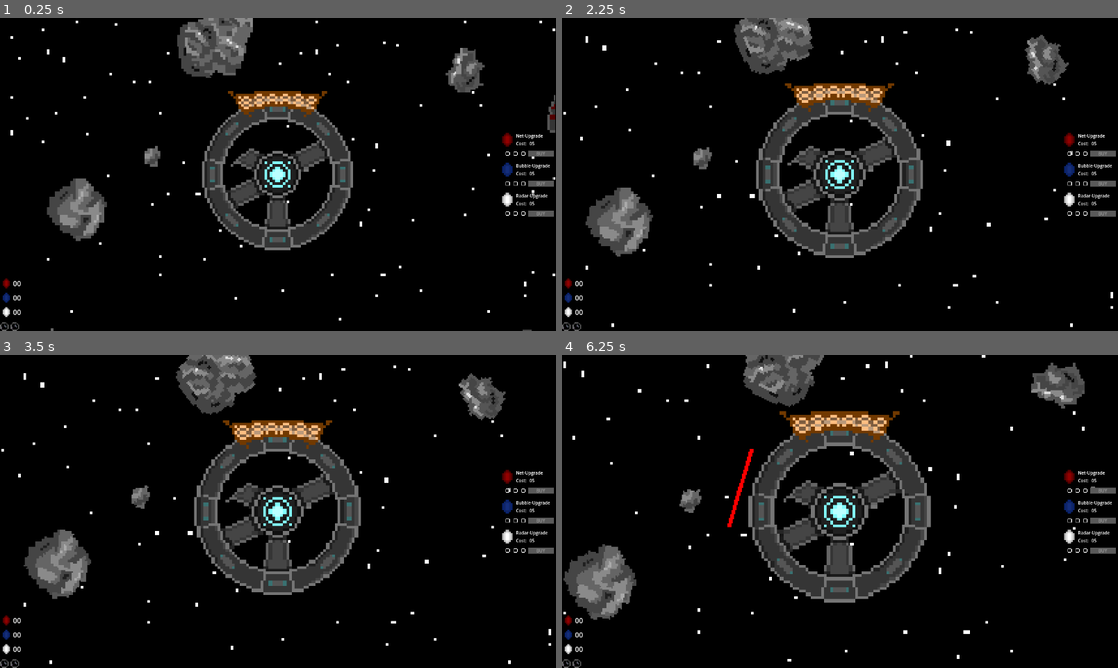
Above: before the commit, frames 1-4 (two rows, left to right).
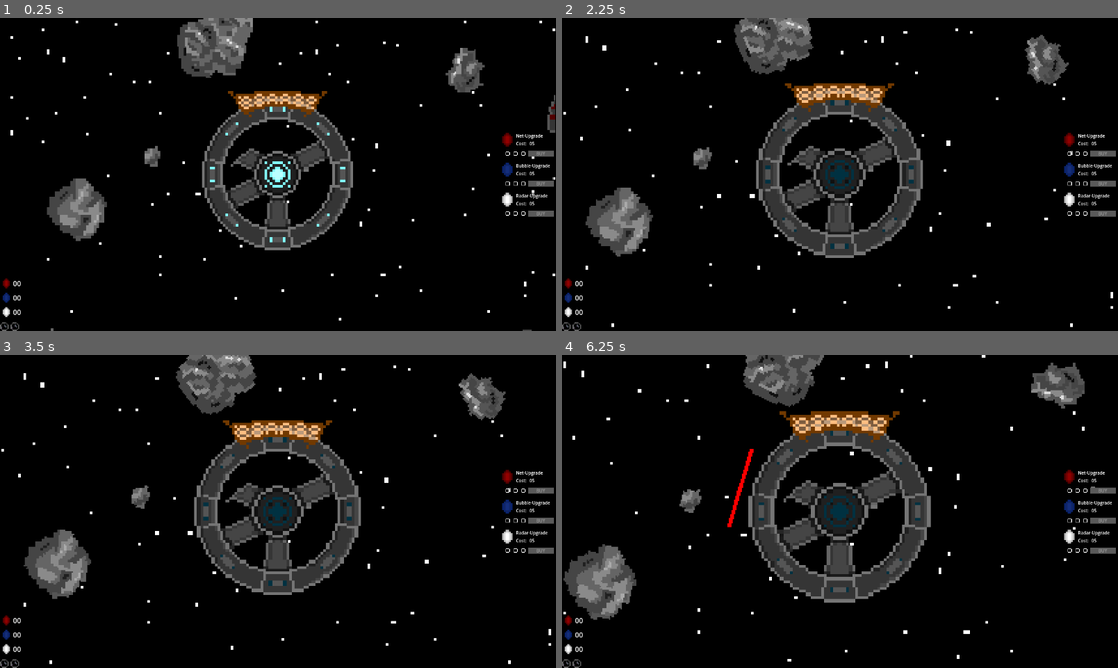
Above: after the commit, the same moments.

Repository: Three-s-A-Crowd-Games/Bubblekinesis
Game: Godot game, scene res://resources/main.tscn
Same seed, same stepped clock (60 frames per second), same inputs: the game is played once before the commit and once after it.
Inputs (mouse positions are in pixels of both pictures, inside the frame that each line leads up to):
- Up to frame 1 (0.25 s): no input
- Up to frame 2 (2.25 s): drag from (639, 208) to (840, 174) at 0.52 s; drag from (778, 39) to (840, 174) at 1.27 s; move the mouse to (712, 158) at 2.02 s; tap Mouse wheel up (zoom_in) at 2.1 s; click (712, 158) at 2.17 s
- Up to frame 3 (3.5 s): drag from (483, 395) to (278, 511) at 2.77 s
- Up to frame 4 (6.25 s): move the mouse to (1006, 558) at 3.52 s; hold Middle mouse button (cam_drag) 3.53-4.25 s; click (1006, 558) at 3.67 s; drag from (673, 464) to (840, 511) at 4.27 s; move the mouse to (867, 511) at 5.02 s; tap Mouse wheel up (zoom_in) at 5.1 s; click (867, 511) at 5.17 s; drag from (756, 433) to (728, 527) at 5.77 s

The runs differ from the first frame. In frame 1, 0.1% of the frame differs, in the area x 37-63%, y 28-72%; in frame 2, 0.4%; in frame 3, 0.4%; in frame 4, 0.4%, in the area x 35-65%, y 24-76%.

Commit message:
Actually animate SpaceStation

Diff:
--- a/resources/main.gd
+++ b/resources/main.gd
@@ -90,7 +90,7 @@
 				$Spobjects.add_child(newspobj)
 				var rect = newspobj.Sprite.get_rect()
 				rect.position = newspobj.global_position - rect.size/2
-				if rect.intersects($SpaceStation.Sprite.get_rect()):
+				if rect.intersects($SpaceStation/Net.get_rect()):
 					newspobj.queue_free()
 
 func spawn_new_spobjects() -> void:
--- a/resources/player/space_station.tscn
+++ b/resources/player/space_station.tscn
@@ -1,8 +1,30 @@
-[gd_scene load_steps=5 format=3 uid="uid://dpjaqyvpqyeu5"]
+[gd_scene load_steps=8 format=3 uid="uid://dpjaqyvpqyeu5"]
 
 [ext_resource type="Script" path="res://resources/player/space_station.gd" id="1_dvh4a"]
-[ext_resource type="Texture2D" uid="uid://cd4ials8r6whc" path="res://assets/sprites/spacestation.png" id="2_sjkjt"]
+[ext_resource type="Texture2D" uid="uid://dm8xeswwe5ll5" path="res://assets/sprites/spacestation_animation_64x2.png" id="2_jex7j"]
 [ext_resource type="Texture2D" uid="uid://dj4ij7h3mh6v" path="res://assets/sprites/spacestation_net.png" id="3_hgenl"]
+
+[sub_resource type="AtlasTexture" id="AtlasTexture_mrgf5"]
+atlas = ExtResource("2_jex7j")
+region = Rect2(0, 0, 64, 64)
+
+[sub_resource type="AtlasTexture" id="AtlasTexture_7r45h"]
+atlas = ExtResource("2_jex7j")
+region = Rect2(64, 0, 64, 64)
+
+[sub_resource type="SpriteFrames" id="SpriteFrames_p0l78"]
+animations = [{
+"frames": [{
+"duration": 1.0,
+"texture": SubResource("AtlasTexture_mrgf5")
+}, {
+"duration": 1.0,
+"texture": SubResource("AtlasTexture_7r45h")
+}],
+"loop": true,
+"name": &"default",
+"speed": 0.5
+}]
 
 [sub_resource type="CircleShape2D" id="CircleShape2D_7jmfb"]
 radius = 29.0
@@ -10,9 +32,10 @@
 [node name="SpaceStation" type="StaticBody2D"]
 script = ExtResource("1_dvh4a")
 
-[node name="StationSprite" type="Sprite2D" parent="."]
+[node name="StationSprite" type="AnimatedSprite2D" parent="."]
 z_index = 10
-texture = ExtResource("2_sjkjt")
+sprite_frames = SubResource("SpriteFrames_p0l78")
+autoplay = "default"
 
 [node name="CollisionShape2D" type="CollisionShape2D" parent="."]
 shape = SubResource("CircleShape2D_7jmfb")
Not shown, added: assets/sprites/spacestation_animation_64x2.png.import
